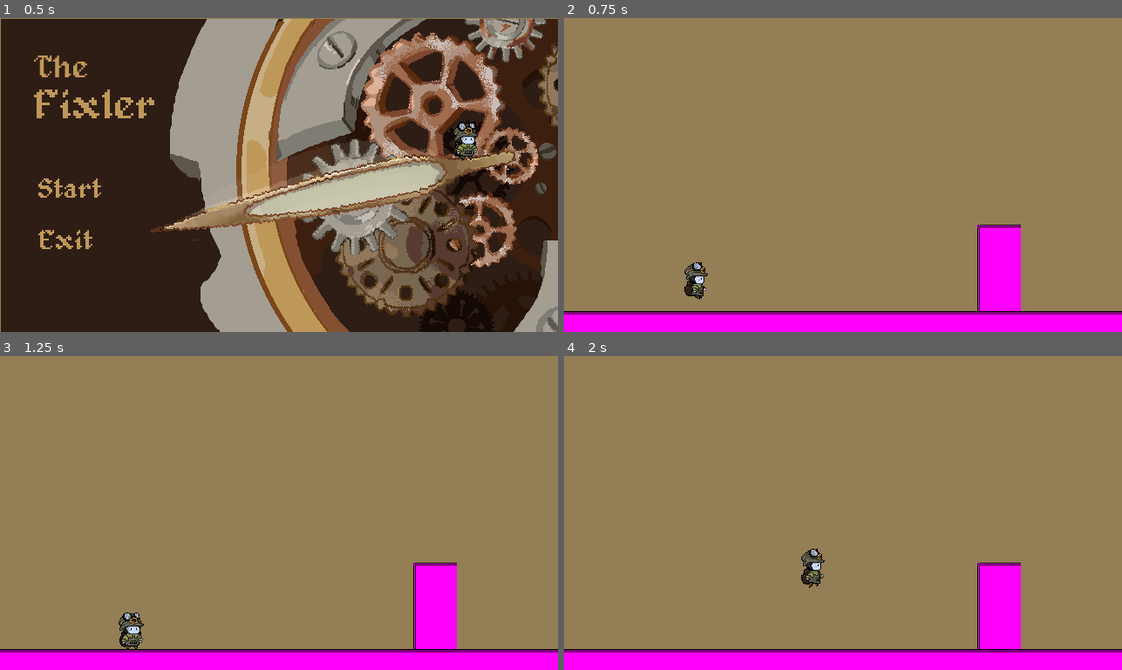
Above: before the commit, frames 1-4 (two rows, left to right).
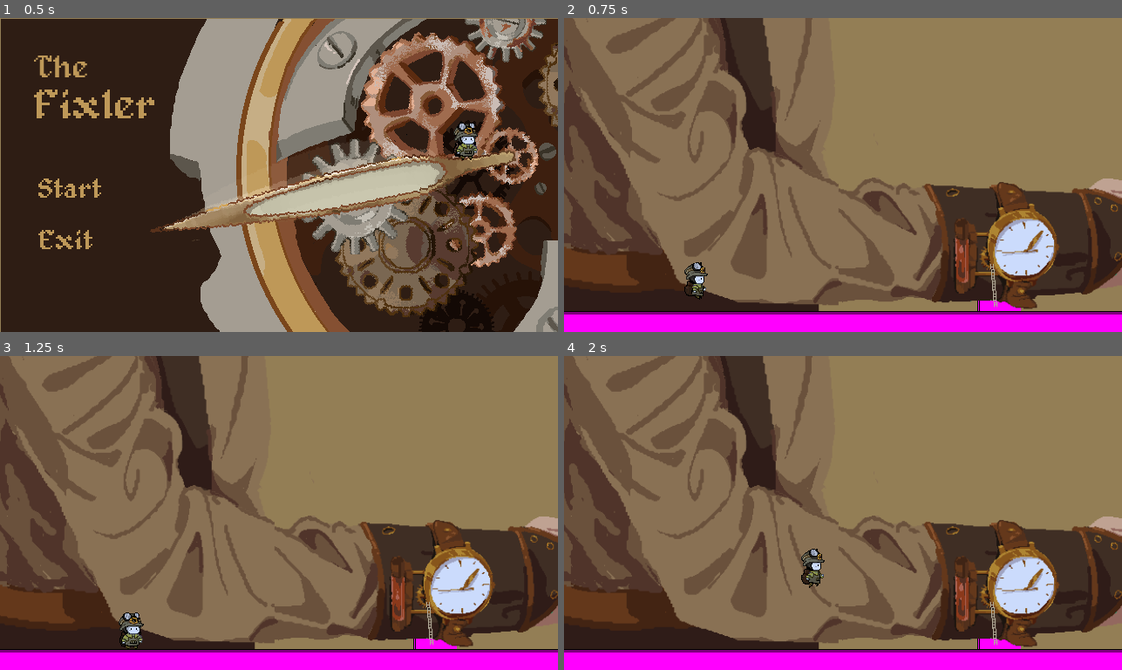
Above: after the commit, the same moments.

Repository: Tarnest/meow-meow-gj
Game: Godot game, scene res://scenes/start/start.tscn
Two runs of this game, one before a commit and one after it. Both use one fixed random seed, a clock stepped at 60 frames per second and the inputs below.
Inputs (mouse positions are in pixels of both pictures, inside the frame that each line leads up to):
- Up to frame 1 (0.5 s): no input
- Up to frame 2 (0.75 s): click "Start" at 0.5 s
- Up to frame 3 (1.25 s): no input
- Up to frame 4 (2 s): tap Enter at 1.25 s; move the mouse to (965, 497) at 1.27 s; hold Right (move_right) from 1.28 s (still down); tap E (interact) at 1.35 s; tap Space (jump) at 1.52 s

Frame 1 is identical in both runs. In frame 2, 37% of the frame differs, in the area x 0-100%, y 0-94%; in frame 3, 37%; in frame 4, 37%.

Commit message:
added background assets for shop

Diff:
--- a/scenes/shop/shop.tscn
+++ b/scenes/shop/shop.tscn
@@ -6,10 +6,71 @@
 [ext_resource type="PackedScene" uid="uid://0r2x60uhgp2f" path="res://scenes/watch/watch.tscn" id="3_7lxhl"]
 [ext_resource type="PackedScene" uid="uid://eboqofrubrvp" path="res://scenes/tilemap/tile_map_layer.tscn" id="5_ctpgp"]
 [ext_resource type="PackedScene" uid="uid://bu800guolrq21" path="res://scenes/shop/wall/wall.tscn" id="6_ptf86"]
+[ext_resource type="Texture2D" uid="uid://6j3oblnpbkjd" path="res://scenes/shop/shop_bg_layer_3.png" id="7_tp26b"]
+[ext_resource type="Texture2D" uid="uid://b8osamocf7xal" path="res://scenes/shop/shop_bg_layer_2_spritesheet.png" id="8_vk20h"]
+[ext_resource type="Texture2D" uid="uid://ningaa5rnx6q" path="res://scenes/shop/shop_bg_layer_1.png" id="9_8qn5i"]
+
+[sub_resource type="AtlasTexture" id="AtlasTexture_dww4p"]
+atlas = ExtResource("8_vk20h")
+region = Rect2(0, 0, 640, 360)
+
+[sub_resource type="AtlasTexture" id="AtlasTexture_g6lcs"]
+atlas = ExtResource("8_vk20h")
+region = Rect2(640, 0, 640, 360)
+
+[sub_resource type="AtlasTexture" id="AtlasTexture_131kw"]
+atlas = ExtResource("8_vk20h")
+region = Rect2(1280, 0, 640, 360)
+
+[sub_resource type="AtlasTexture" id="AtlasTexture_xoc10"]
+atlas = ExtResource("8_vk20h")
+region = Rect2(1920, 0, 640, 360)
+
+[sub_resource type="AtlasTexture" id="AtlasTexture_k5co3"]
+atlas = ExtResource("8_vk20h")
+region = Rect2(2560, 0, 640, 360)
+
+[sub_resource type="AtlasTexture" id="AtlasTexture_6kbe7"]
+atlas = ExtResource("8_vk20h")
+region = Rect2(3200, 0, 640, 360)
+
+[sub_resource type="AtlasTexture" id="AtlasTexture_hbyua"]
+atlas = ExtResource("8_vk20h")
+region = Rect2(3840, 0, 640, 360)
+
+[sub_resource type="SpriteFrames" id="SpriteFrames_36j3v"]
+animations = [{
+"frames": [{
+"duration": 1.0,
+"texture": SubResource("AtlasTexture_dww4p")
+}, {
+"duration": 1.0,
+"texture": SubResource("AtlasTexture_g6lcs")
+}, {
+"duration": 1.0,
+"texture": SubResource("AtlasTexture_131kw")
+}, {
+"duration": 1.0,
+"texture": SubResource("AtlasTexture_xoc10")
+}, {
+"duration": 1.0,
+"texture": SubResource("AtlasTexture_k5co3")
+}, {
+"duration": 1.0,
+"texture": SubResource("AtlasTexture_6kbe7")
+}, {
+"duration": 1.0,
+"texture": SubResource("AtlasTexture_hbyua")
+}],
+"loop": true,
+"name": &"default",
+"speed": 5.0
+}]
 
 [node name="Shop" type="Node2D" unique_id=2133320849]
 
 [node name="Player" parent="." unique_id=2002699047 instance=ExtResource("1_100s2")]
+z_index = 3
 position = Vector2(151, 288)
 
 [node name="EntryPoint" parent="." unique_id=1421819112 instance=ExtResource("2_qaxay")]
@@ -26,3 +87,22 @@
 
 [node name="Wall2" parent="." unique_id=240880369 instance=ExtResource("6_ptf86")]
 position = Vector2(645, 212)
+
+[node name="Parallax2D" type="Parallax2D" parent="." unique_id=1166653387]
+scroll_offset = Vector2(319, 183)
+
+[node name="Ladder" type="Sprite2D" parent="Parallax2D" unique_id=1471574235]
+z_index = 2
+scale = Vector2(1.03, 1.03)
+texture = ExtResource("7_tp26b")
+
+[node name="AnimatedSprite2D" type="AnimatedSprite2D" parent="Parallax2D" unique_id=1623426409]
+z_index = 1
+scale = Vector2(1.03, 1.03)
+sprite_frames = SubResource("SpriteFrames_36j3v")
+autoplay = "default"
+
+[node name="CustomerBody" type="Sprite2D" parent="Parallax2D" unique_id=1529392284]
+z_index = -1
+scale = Vector2(1.03, 1.03)
+texture = ExtResource("9_8qn5i")
Binary file added: scenes/shop/shop_bg_layer_1.png
Not shown, added: scenes/shop/shop_bg_layer_1.png.import
Binary file added: scenes/shop/shop_bg_layer_2_spritesheet.png
Not shown, added: scenes/shop/shop_bg_layer_2_spritesheet.png.import
Binary file added: scenes/shop/shop_bg_layer_3.png
Not shown, added: scenes/shop/shop_bg_layer_3.png.import
